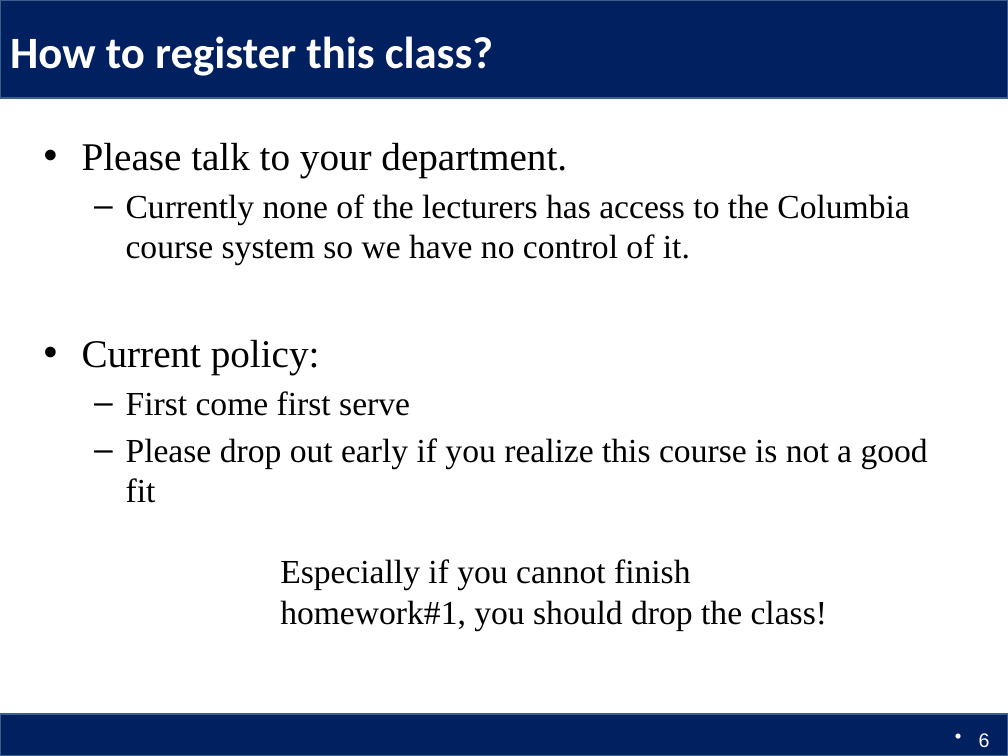
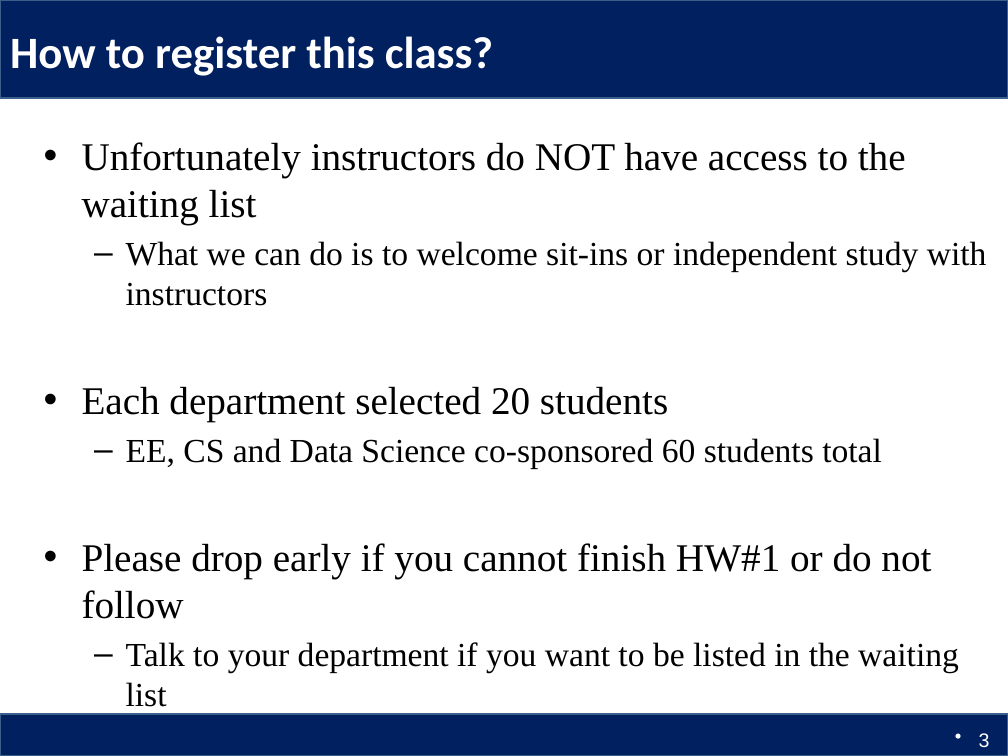
Before and after one commit to Columbia6894/Columbia6894.github.io, a slide deck: slide 3 of lecture/lecture1_llcao.pptx (slide 6 before the commit). Drawn at 1008x756 pixels with LibreOffice and Linux fonts; fonts in the diff are those of the drawing. Boxes give left, top, right and bottom in pixels: in the first picture for what was removed or moved away, otherwise in the second. Text is boxed around its words. In the diff, an @@ line names an element or a change of style, - is before the commit and + after.

Commit message:
revise lecture 1

```diff
--- a/lecture/lecture1_llcao.pptx
+++ b/lecture/lecture1_llcao.pptx
@@ text at <box>82,142,987,707</box>: text changed @@
-• Please talk to your department.
-  – Currently none of the lecturers has access to the Columbia course system so we have no control of it.
-• Current policy:
-  – First come first serve
-  – Please drop out early if you realize this course is not a good fit
+• Unfortunately instructors do NOT have access to the waiting list
+  – What we can do is to welcome sit-ins or independent study with instructors
+• Each department selected 20 students
+  – EE, CS and Data Science co-sponsored 60 students total
+• Please drop early if you cannot finish HW#1 or do not follow
+  – Talk to your department if you want to be listed in the waiting list
@@ text removed at <box>280,559,827,630</box> @@
-Especially if you cannot finish homework#1, you should drop the class!
@@ page number at <box>979,733,990,748</box>: text changed @@
-6
+3
```
Also in this commit, not shown: 7 other slides changed, 2 slides added, 1 other file.
